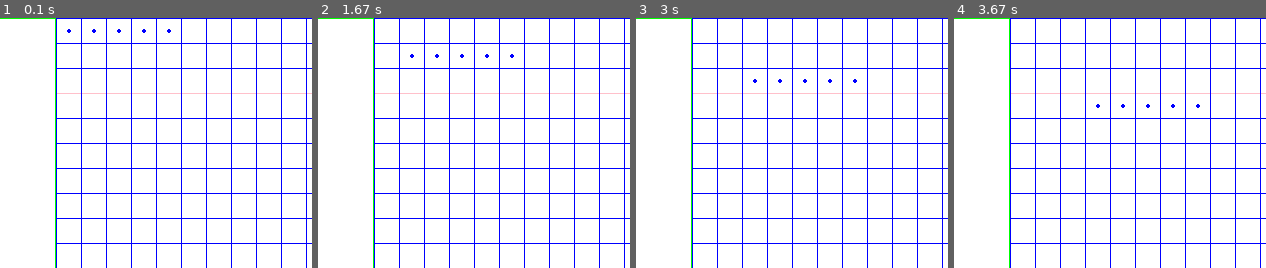
Above: before the commit, frames 1-4 (left to right).
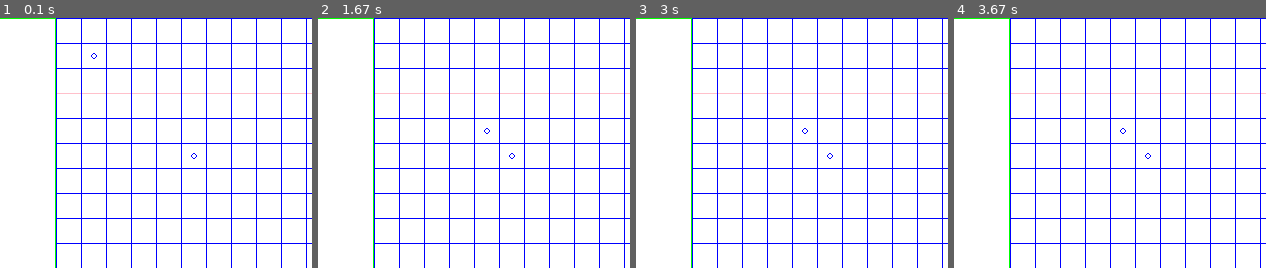
Above: after the commit, the same moments.

Repository: RoboAI/Tetris-in-Pygame
Game: pygame game, started from TetrisPygame.py
Same seed, same stepped clock (60 frames per second), same inputs: the game is played once before the commit and once after it.
Inputs:
- Up to frame 1 (0.1 s): no input
- Up to frame 2 (1.67 s): no input
- Up to frame 3 (3 s): no input
- Up to frame 4 (3.67 s): no input
The pictures show only the part of the screen within x 23-73%, y 0-50%; the shares and areas given below are measured in that part.

The runs differ from the first frame. In frame 1, 0.1% of the frame differs, in the area x 21-64%, y 4-57%; in frame 2, 0.1%; in frame 3, 0.1%; in frame 4, 0.1%.

Commit message:
usual updates

Diff:
--- a/TetrisPygame.py
+++ b/TetrisPygame.py
@@ -29,6 +29,7 @@
 
 class Tetrimino:
     def __init__(self):
+        self.stopped: bool = False
         self.pos: float = [0,0]
         self.shape: float = [[0,0]]
 
@@ -41,7 +42,7 @@
         self.pos[1] += y
 
     def get_bounds(self):
-        return [self.pos[0], self.pos[1]]
+        return self.pos
 
     def check_collision(self, tetrimino) -> bool:
         others_bounds = tetrimino.get_bounds()
@@ -83,13 +84,12 @@
             return False
 
 
-class TetriminoBlock(TetriminoDot):
+class TetriminoBlock(Tetrimino):
     def __init__(self):
         self.shape = [[]]
-        self.origin: float = [0,0]
-
-    # offset shape-coords to be placed on the grid
-    def offset_coords(self, x: float, y: float):
+
+    # set pos to be placed on the grid
+    def set_pos(self, x: float, y: float):
         for i in range(len(self.shape)):
             self.shape[i][0] = (self.shape[i][0] * grid_square_size) + x
             self.shape[i][1] = (self.shape[i][1] * grid_square_size) + y
@@ -149,7 +149,7 @@
 grid_square_size = grid_height / grid_num_of_squares
 
 # time calculator for shapes movement interval
-shapes_tick_interval = 1000 # in milliseconds; move shape every xxx milliseconds
+shapes_tick_interval = 500 # in milliseconds; move shape every xxx milliseconds
 
 # Set up the drawing window
 screen = pygame.display.set_mode([screen_width, screen_height])
@@ -167,19 +167,19 @@
 single_box.rect = [grid_rect[0], 0, grid_square_size, grid_square_size]
 #-----------------
 single_dot = Tetrimino()
-single_dot.shape = [grid_rect[0] + (grid_square_size / 2) + 1,
-                 grid_rect[1] + (grid_square_size / 2) + 1]
+single_dot.set_pos( grid_rect[0] + (grid_square_size / 2) + 1,
+                    grid_rect[1] + (grid_square_size / 2) + 1)
 single_dot.add_to_pos(grid_square_size * 5, grid_square_size * 5)
 #------------------
 moving_dot = Tetrimino()
-moving_dot.shape = [grid_rect[0] + (grid_square_size / 2) + 1,
-                 grid_rect[1] + (grid_square_size / 2) + 1]
+moving_dot.set_pos( grid_rect[0] + (grid_square_size / 2) + 1,
+                    grid_rect[1] + (grid_square_size / 2) + 1)
 moving_dot.add_to_pos(grid_square_size, grid_square_size)
 #------------------
 i_block = IBlock()
-i_block.offset_coords(grid_rect[0] + (grid_square_size / 2) + 1,
+i_block.set_pos(grid_rect[0] + (grid_square_size / 2) + 1,
                       grid_rect[1] + (grid_square_size / 2) + 1)
-#i_block.rotate(90)
+#-----------------
 
 
 while running:
@@ -207,22 +207,23 @@
         #pygame.display.set_caption(str(grid_square_size))
 
         # do a dummy move to check for collision
-        i_block.add_to_pos(grid_square_size, grid_square_size)
+        #i_block.add_to_pos(grid_square_size, grid_square_size)
+        moving_dot.add_to_pos(grid_square_size, grid_square_size)
 
         # if collided then..
-        #if( i_block.check_collision(single_dot) ):
+        if( moving_dot.check_collision(single_dot)):
             # move the object back to its previous point
-            #i_block.move_me(-grid_square_size, -grid_square_size)
-            #pygame.display.set_caption("Collided!!")
+            moving_dot.add_to_pos(-grid_square_size, -grid_square_size)
+            pygame.display.set_caption("Collided!!")
 
 
     #--------------------------------------------------------------
 
     #pygame.draw.rect(screen, "dark green", single_box.rect, 100)
-    #pygame.draw.circle(screen, "blue", single_dot.xy, 3, 1)
-    #pygame.draw.circle(screen, "blue", moving_dot.xy, 3, 1)
-    for box in i_block.shape:
-        pygame.draw.circle(screen, "blue", box, 2)
+    pygame.draw.circle(screen, "blue", single_dot.pos, 3, 1)
+    pygame.draw.circle(screen, "blue", moving_dot.pos, 3, 1)
+    #for box in i_block.shape:
+        #pygame.draw.circle(screen, "blue", box, 2)
 
     # Flip the display
     pygame.display.flip()
--- /dev/null
+++ b/testingpy.py
@@ -0,0 +1,25 @@
+
+class Vehicle:
+    def __init__(self):
+        pass
+
+    def make_of_vehicle(self):
+        return "No Make"
+
+class BMW(Vehicle):
+    def __init__(self):
+        pass
+
+    def make_of_vehicle(self):
+        return "BMW"
+
+def printMake(v: Vehicle):
+    print(v.make_of_vehicle())
+
+print("hello")
+v = Vehicle()
+c = BMW()
+print(v.make_of_vehicle())
+print(c.make_of_vehicle())
+printMake(v)
+printMake(c)
